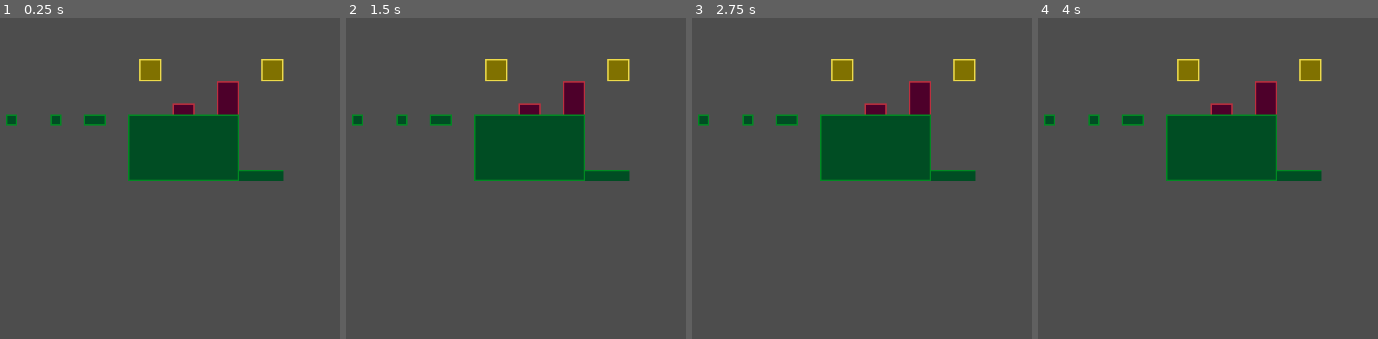
Above: before the commit, frames 1-4 (left to right).
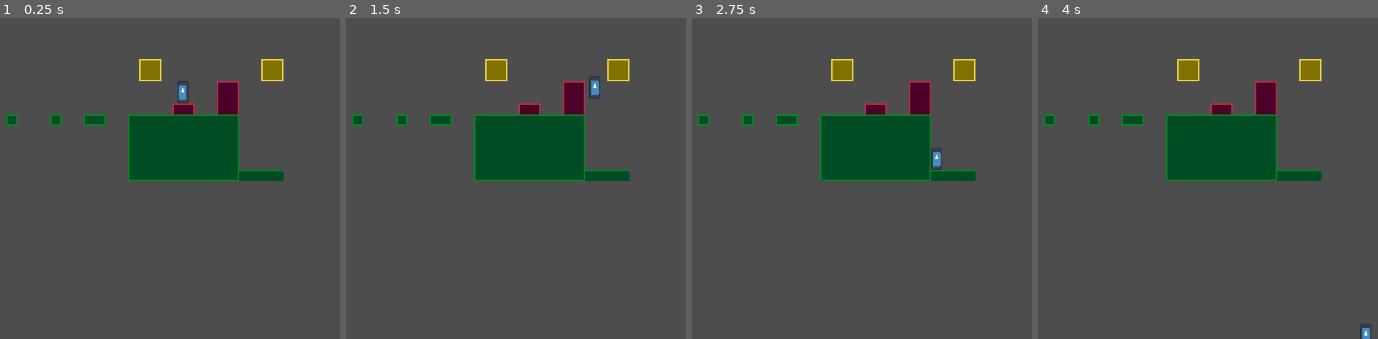
Above: after the commit, the same moments.

Repository: ygda-org/studio1
Game: Godot game, scene res://testing_area.tscn
Same seed, same stepped clock (60 frames per second), same inputs: the game is played once before the commit and once after it. This scene is started directly instead of the project's main scene. The engine's default icon, where the game draws it, is replaced by a stand-in: a white triangle on a blue panel in a dark square.
Inputs:
- Up to frame 1 (0.25 s): no input
- Up to frame 2 (1.5 s): tap Enter at 0.5 s; hold D (move_right, bound only after the commit) from 0.53 s (still down); tap Space (jump, bound only after the commit) at 0.6, 0.77, 1.07, 1.35 s
- Up to frame 3 (2.75 s): tap Space (jump, bound only after the commit) at 1.52, 1.82, 2.1 s; release D (move_right, bound only after the commit) at 2.03 s; hold A (move_left, bound only after the commit) from 2.03 s (still down)
- Up to frame 4 (4 s): tap Space (jump, bound only after the commit) at 2.75, 2.85, 3.02, 3.32, 3.6, 3.77 s; release A (move_left, bound only after the commit) at 2.78 s; hold D (move_right, bound only after the commit) from 2.78 s (still down)

The runs differ from the first frame. In frame 1, 0.1% of the frame differs, in the area x 52-56%, y 19-27%; in frame 2, 0.1%; in frame 3, 0.1%; in frame 4, 0.1%.

Commit message:
very basic player movement (lock in guys)

Diff:
--- a/game/assets/testing_tileset.tres
+++ b/game/assets/testing_tileset.tres
@@ -5,35 +5,65 @@
 [sub_resource type="TileSetAtlasSource" id="TileSetAtlasSource_sbxu7"]
 texture = ExtResource("1_uh8t0")
 0:0/0 = 0
+0:0/0/physics_layer_0/polygon_0/points = PackedVector2Array(-8, -8, 8, -8, 8, 8, -8, 8)
 1:0/0 = 0
+1:0/0/physics_layer_0/polygon_0/points = PackedVector2Array(-8, -8, 8, -8, 8, 8, -8, 8)
 2:0/0 = 0
+2:0/0/physics_layer_0/polygon_0/points = PackedVector2Array(-8, -8, 8, -8, 8, 8, -8, 8)
 3:0/0 = 0
+3:0/0/physics_layer_0/polygon_0/points = PackedVector2Array(-8, -8, 8, -8, 8, 8, -8, 8)
 4:0/0 = 0
+4:0/0/physics_layer_0/polygon_0/points = PackedVector2Array(-8, -8, 8, -8, 8, 8, -8, 8)
 5:0/0 = 0
+5:0/0/physics_layer_0/polygon_0/points = PackedVector2Array(-8, -8, 8, -8, 8, 8, -8, 8)
 6:0/0 = 0
+6:0/0/physics_layer_0/polygon_0/points = PackedVector2Array(-8, -8, 8, -8, 8, 8, -8, 8)
 7:0/0 = 0
+7:0/0/physics_layer_0/polygon_0/points = PackedVector2Array(-8, -8, 8, -8, 8, 8, -8, 8)
 8:0/0 = 0
+8:0/0/physics_layer_0/polygon_0/points = PackedVector2Array(-8, -8, 8, -8, 8, 8, -8, 8)
 0:1/0 = 0
+0:1/0/physics_layer_0/polygon_0/points = PackedVector2Array(-8, -8, 8, -8, 8, 8, -8, 8)
 1:1/0 = 0
+1:1/0/physics_layer_0/polygon_0/points = PackedVector2Array(-8, -8, 8, -8, 8, 8, -8, 8)
 2:1/0 = 0
+2:1/0/physics_layer_0/polygon_0/points = PackedVector2Array(-8, -8, 8, -8, 8, 8, -8, 8)
 3:1/0 = 0
+3:1/0/physics_layer_0/polygon_0/points = PackedVector2Array(-8, -8, 8, -8, 8, 8, -8, 8)
 4:1/0 = 0
+4:1/0/physics_layer_0/polygon_0/points = PackedVector2Array(-8, -8, 8, -8, 8, 8, -8, 8)
 5:1/0 = 0
+5:1/0/physics_layer_0/polygon_0/points = PackedVector2Array(-8, -8, 8, -8, 8, 8, -8, 8)
 6:1/0 = 0
+6:1/0/physics_layer_0/polygon_0/points = PackedVector2Array(-8, -8, 8, -8, 8, 8, -8, 8)
 7:1/0 = 0
+7:1/0/physics_layer_0/polygon_0/points = PackedVector2Array(-8, -8, 8, -8, 8, 8, -8, 8)
 8:1/0 = 0
+8:1/0/physics_layer_0/polygon_0/points = PackedVector2Array(-8, -8, 8, -8, 8, 8, -8, 8)
 0:2/0 = 0
+0:2/0/physics_layer_0/polygon_0/points = PackedVector2Array(-8, -8, 8, -8, 8, 8, -8, 8)
 1:2/0 = 0
+1:2/0/physics_layer_0/polygon_0/points = PackedVector2Array(-8, -8, 8, -8, 8, 8, -8, 8)
 2:2/0 = 0
+2:2/0/physics_layer_0/polygon_0/points = PackedVector2Array(-8, -8, 8, -8, 8, 8, -8, 8)
 3:2/0 = 0
+3:2/0/physics_layer_0/polygon_0/points = PackedVector2Array(-8, -8, 8, -8, 8, 8, -8, 8)
 4:2/0 = 0
+4:2/0/physics_layer_0/polygon_0/points = PackedVector2Array(-8, -8, 8, -8, 8, 8, -8, 8)
 5:2/0 = 0
+5:2/0/physics_layer_0/polygon_0/points = PackedVector2Array(-8, -8, 8, -8, 8, 8, -8, 8)
 6:2/0 = 0
+6:2/0/physics_layer_0/polygon_0/points = PackedVector2Array(-8, -8, 8, -8, 8, 8, -8, 8)
 7:2/0 = 0
+7:2/0/physics_layer_0/polygon_0/points = PackedVector2Array(-8, -8, 8, -8, 8, 8, -8, 8)
 8:2/0 = 0
+8:2/0/physics_layer_0/polygon_0/points = PackedVector2Array(-8, -8, 8, -8, 8, 8, -8, 8)
 0:3/0 = 0
+0:3/0/physics_layer_0/polygon_0/points = PackedVector2Array(-8, -8, 8, -8, 8, 8, -8, 8)
 3:3/0 = 0
+3:3/0/physics_layer_0/polygon_0/points = PackedVector2Array(-8, -8, 8, -8, 8, 8, -8, 8)
 6:3/0 = 0
+6:3/0/physics_layer_0/polygon_0/points = PackedVector2Array(-8, -8, 8, -8, 8, 8, -8, 8)
 
 [resource]
 physics_layer_0/collision_layer = 1
--- /dev/null
+++ b/game/base_player.gd
@@ -0,0 +1,33 @@
+extends CharacterBody2D
+
+
+const SPEED = 100.0
+const JUMP_VELOCITY = -300.0
+
+var can_jump
+
+func _physics_process(delta):
+	# gravity
+	if not is_on_floor():
+		velocity += get_gravity() * delta
+
+	# jump
+	if is_on_floor():
+		can_jump = true
+	elif $CoyoteTime.is_stopped():
+		$CoyoteTime.start()
+	if Input.is_action_just_pressed("jump") and can_jump:
+		velocity.y = JUMP_VELOCITY
+
+	# input dir
+	var direction = Input.get_axis("move_left", "move_right")
+	if direction:
+		velocity.x = direction * SPEED
+	else:
+		velocity.x = move_toward(velocity.x, 0, SPEED)
+
+	move_and_slide()
+
+
+func _on_coyote_time_timeout():
+	can_jump = false
--- /dev/null
+++ b/game/base_player.tscn
@@ -0,0 +1,24 @@
+[gd_scene load_steps=4 format=3 uid="uid://gmr2mrr3v55v"]
+
+[ext_resource type="Script" uid="uid://4022vrnuk032" path="res://base_player.gd" id="1_2a3vx"]
+[ext_resource type="Texture2D" uid="uid://cmsunywnrf3cr" path="res://assets/icon.svg" id="2_qp1xa"]
+
+[sub_resource type="CapsuleShape2D" id="CapsuleShape2D_qp1xa"]
+radius = 8.0
+height = 32.0
+
+[node name="BasePlayer" type="CharacterBody2D"]
+script = ExtResource("1_2a3vx")
+
+[node name="Sprite2D" type="Sprite2D" parent="."]
+scale = Vector2(0.125, 0.25)
+texture = ExtResource("2_qp1xa")
+
+[node name="CollisionShape2D" type="CollisionShape2D" parent="."]
+shape = SubResource("CapsuleShape2D_qp1xa")
+
+[node name="CoyoteTime" type="Timer" parent="."]
+wait_time = 0.15
+one_shot = true
+
+[connection signal="timeout" from="CoyoteTime" to="." method="_on_coyote_time_timeout"]
--- a/game/project.godot
+++ b/game/project.godot
@@ -15,6 +15,26 @@
 config/features=PackedStringArray("4.5", "GL Compatibility")
 config/icon="res://assets/icon.svg"
 
+[input]
+
+move_left={
+"deadzone": 0.2,
+"events": [Object(InputEventKey,"resource_local_to_scene":false,"resource_name":"","device":-1,"window_id":0,"alt_pressed":false,"shift_pressed":false,"ctrl_pressed":false,"meta_pressed":false,"pressed":false,"keycode":0,"physical_keycode":65,"key_label":0,"unicode":97,"location":0,"echo":false,"script":null)
+, Object(InputEventKey,"resource_local_to_scene":false,"resource_name":"","device":-1,"window_id":0,"alt_pressed":false,"shift_pressed":false,"ctrl_pressed":false,"meta_pressed":false,"pressed":false,"keycode":0,"physical_keycode":4194319,"key_label":0,"unicode":0,"location":0,"echo":false,"script":null)
+]
+}
+move_right={
+"deadzone": 0.2,
+"events": [Object(InputEventKey,"resource_local_to_scene":false,"resource_name":"","device":-1,"window_id":0,"alt_pressed":false,"shift_pressed":false,"ctrl_pressed":false,"meta_pressed":false,"pressed":false,"keycode":0,"physical_keycode":68,"key_label":0,"unicode":100,"location":0,"echo":false,"script":null)
+, Object(InputEventKey,"resource_local_to_scene":false,"resource_name":"","device":-1,"window_id":0,"alt_pressed":false,"shift_pressed":false,"ctrl_pressed":false,"meta_pressed":false,"pressed":false,"keycode":0,"physical_keycode":4194321,"key_label":0,"unicode":0,"location":0,"echo":false,"script":null)
+]
+}
+jump={
+"deadzone": 0.2,
+"events": [Object(InputEventKey,"resource_local_to_scene":false,"resource_name":"","device":-1,"window_id":0,"alt_pressed":false,"shift_pressed":false,"ctrl_pressed":false,"meta_pressed":false,"pressed":false,"keycode":0,"physical_keycode":32,"key_label":0,"unicode":32,"location":0,"echo":false,"script":null)
+]
+}
+
 [rendering]
 
 textures/canvas_textures/default_texture_filter=0
--- a/game/testing_area.tscn
+++ b/game/testing_area.tscn
@@ -1,6 +1,7 @@
-[gd_scene load_steps=2 format=4 uid="uid://cjthmd35iu6r8"]
+[gd_scene load_steps=3 format=4 uid="uid://cjthmd35iu6r8"]
 
 [ext_resource type="TileSet" uid="uid://d0icherg27d7h" path="res://assets/testing_tileset.tres" id="1_tyg3f"]
+[ext_resource type="PackedScene" uid="uid://gmr2mrr3v55v" path="res://base_player.tscn" id="2_ue743"]
 
 [node name="TestingArea" type="Node2D"]
 
@@ -9,3 +10,6 @@
 tile_set = ExtResource("1_tyg3f")
 
 [node name="Camera2D" type="Camera2D" parent="."]
+
+[node name="BasePlayer" parent="." instance=ExtResource("2_ue743")]
+position = Vector2(15, -41)
Not shown, added: game/base_player.gd.uid
